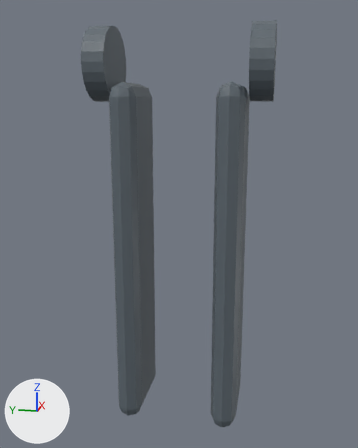
The COLLADA model src/raptor_description/meshes/raptor/left_thigh_link__titanium.dae as it was, and as the next commit left it.
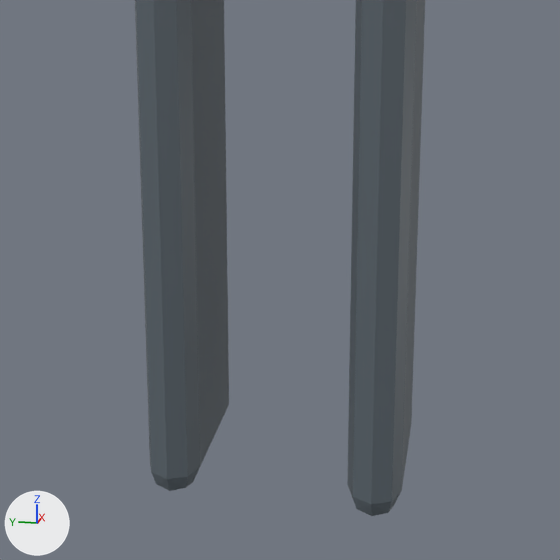
Each version is shown whole from a camera (50 mm lens) standing at (-0.407, -0.079, -0.03) and looking at (-0.003, 0.002, -0.131), then close up on the part from 14% to 86% of the width and 42% to 100% of the height. The axes (+X, +Y, +Z) are drawn at lower left. The lights are the same throughout. The older version's two pictures come first.

The first close-up shows 'mesh2-node', 'mesh3-node'.
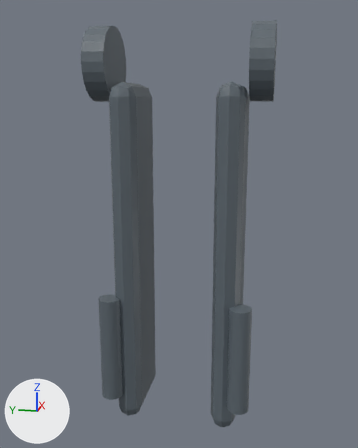
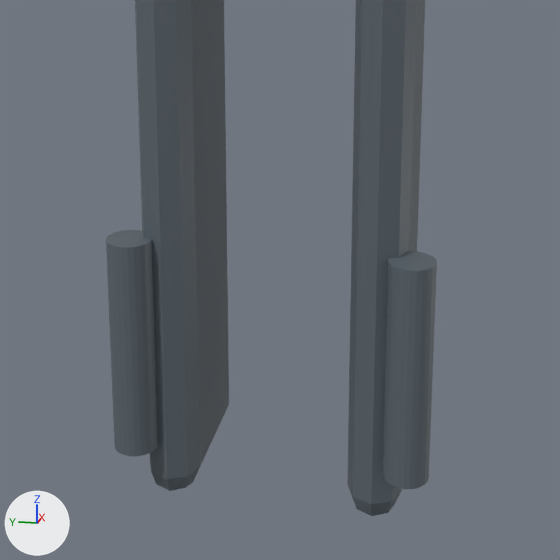
Changed parts and their boxes [x1, y1, x2, y2] in the close-ups (560 x 560 px):
'mesh4-node', added: after [382, 251, 437, 489]
'mesh5-node', added: after [106, 230, 158, 456]

Edits to the bpy script that builds the scene:
```text
Add me_mesh5_node:
    me_mesh5_node.from_pydata(...)  # a 24-sided cylinder along z spanning x -0.044..-0.026, y 0.046..0.064, z -0.28..-0.19
    me_mesh5_node.materials.append(mat_titanium)  # greyish blue #5c666e
Add me_mesh4_node:
    me_mesh4_node.from_pydata(...)  # a 24-sided cylinder along z spanning x -0.044..-0.026, y -0.064..-0.046, z -0.28..-0.19
    me_mesh4_node.materials.append(mat_titanium)  # greyish blue #5c666e
Add ob_mesh5_node:
    ob_mesh5_node = bpy.data.objects.new('mesh5-node', me_mesh5_node)
    ob_mesh5_node.location = (0.0, 0.0, 0.0)
Add ob_mesh4_node:
    ob_mesh4_node = bpy.data.objects.new('mesh4-node', me_mesh4_node)
    ob_mesh4_node.location = (0.0, 0.0, 0.0)
```
